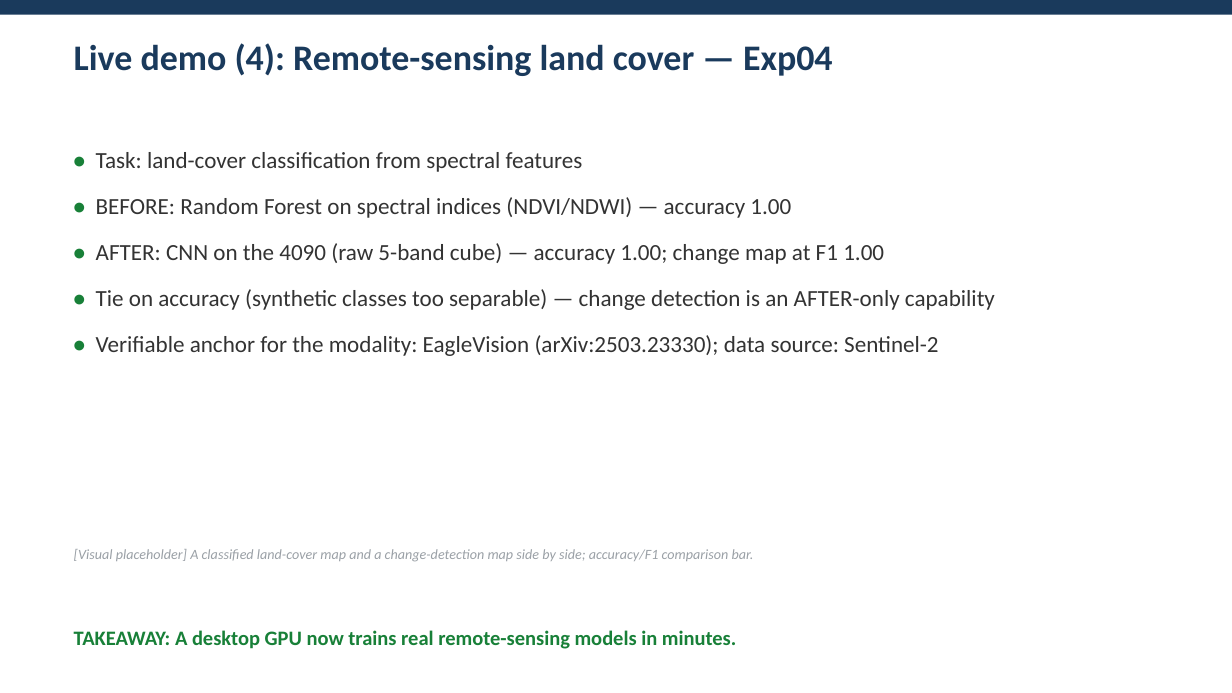
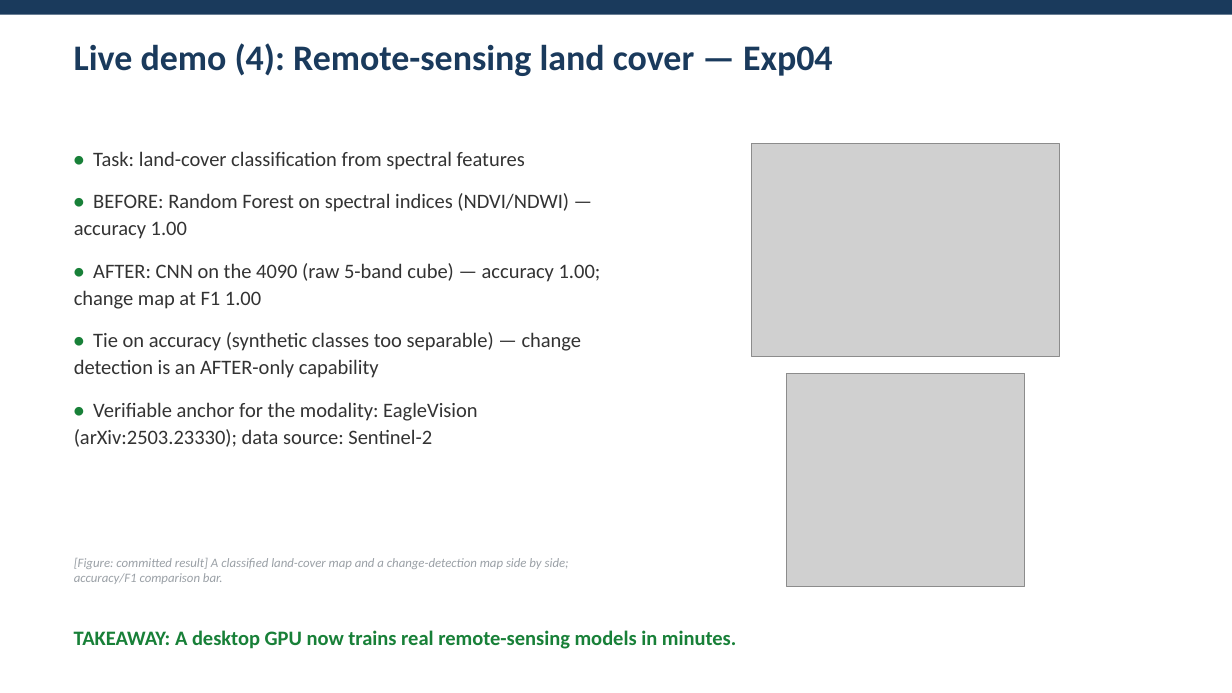
Before and after one commit to dlmastery/environment_stats_talk, a slide deck: slide 11 of docs/talk/deck.pptx. Drawn at 1232x693 pixels with LibreOffice and Linux fonts; fonts in the diff are those of the drawing; grey boxes stand for pictures. Boxes give left, top, right and bottom in pixels: in the first picture for what was removed or moved away, otherwise in the second. Text is boxed around its words. In the diff, an @@ line names an element or a change of style, - is before the commit and + after.

```diff
--- a/docs/talk/deck.pptx
+++ b/docs/talk/deck.pptx
@@ text "• Task: land-cover classification from ..." at box(74, 151, 601, 447): size 18 to 16 pt @@
@@ picture added at box(752, 143, 1060, 357) @@
@@ picture added at box(787, 373, 1025, 587) @@
@@ text at box(74, 558, 569, 584): text changed; size 11 to 10 pt @@
-[Visual placeholder] A classified land-cover map and a change-detection map side by side; accuracy/F1 comparison bar.
+[Figure: committed result] A classified land-cover map and a change-detection map side by side; accuracy/F1 comparison bar.
```
Also in this commit, not shown: 4 other slides changed, 2 slides added, 1 other file.
